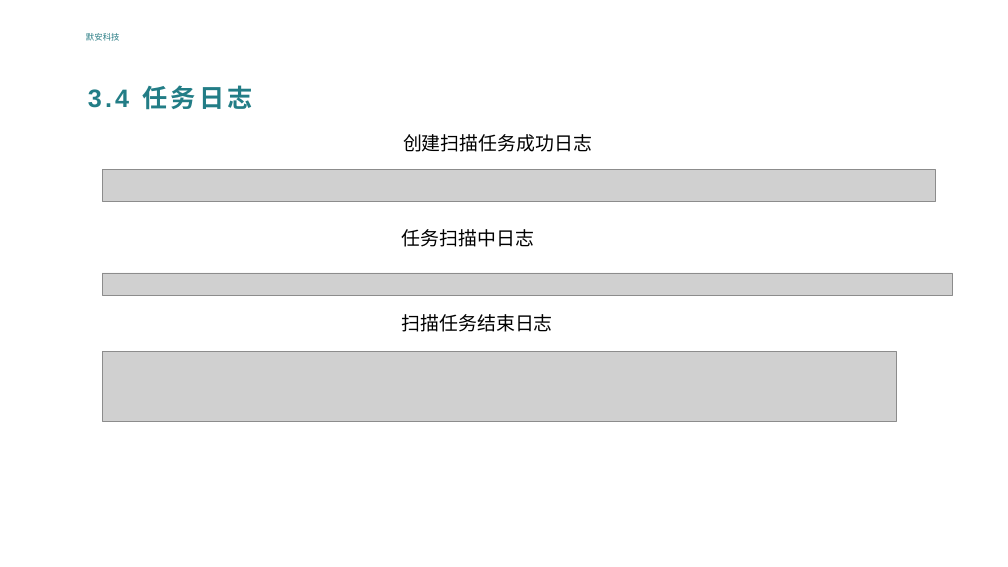
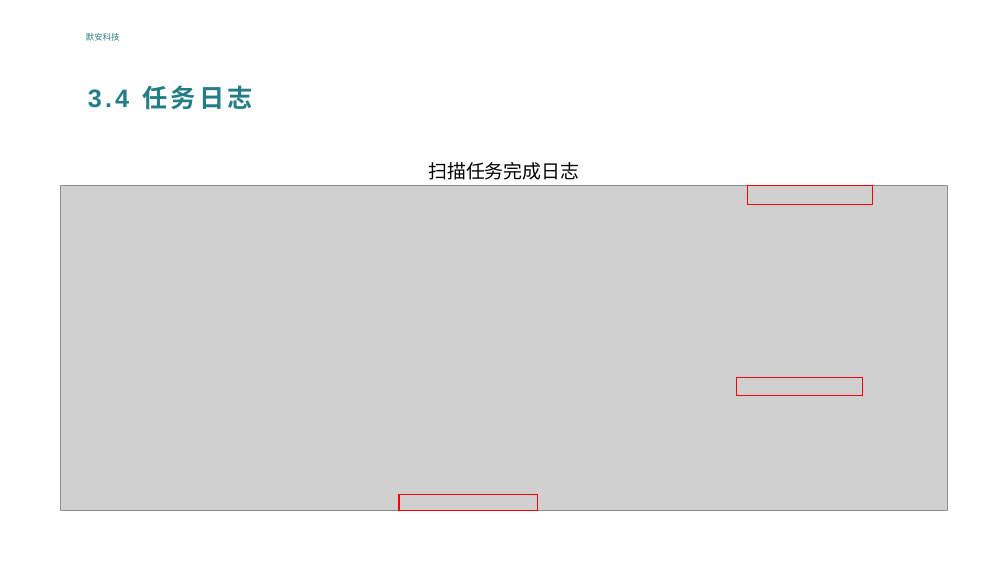
Before and after one commit to zkfbe/dsmp-selenium, a slide deck: slide 11 of DSMP1.1.0业务分享 .pptx (slide 12 before the commit). Drawn at 1008x567 pixels with LibreOffice and Linux fonts; fonts in the diff are those of the drawing; grey boxes stand for pictures; background and template pictures are left out. Boxes give left, top, right and bottom in pixels: in the first picture for what was removed or moved away, otherwise in the second. Text is boxed around its words. In the diff, an @@ line names an element or a change of style, - is before the commit and + after.

```diff
--- a/DSMP1.1.0业务分享 .pptx
+++ b/DSMP1.1.0业务分享 .pptx
@@ picture removed at [102,170,935,202] @@
@@ text at [428,162,579,180]: text changed @@
-创建扫描任务成功日志
+扫描任务完成日志
@@ picture added at [60,186,948,510] @@
@@ rectangle added at [747,186,873,204], outline #FF0000 1 pt @@
@@ text removed at [402,229,534,247] @@
-任务扫描中日志
@@ picture removed at [102,273,953,295] @@
@@ text removed at [402,314,553,332] @@
-扫描任务结束日志
@@ picture removed at [102,352,896,421] @@
@@ rectangle added at [737,377,862,395], outline #FF0000 1 pt @@
@@ rectangle added at [399,495,538,510], outline #FF0000 1 pt @@
```
Also in this commit, not shown: 8 other slides changed, 2 slides added, 5 slides removed, 14 other files.
